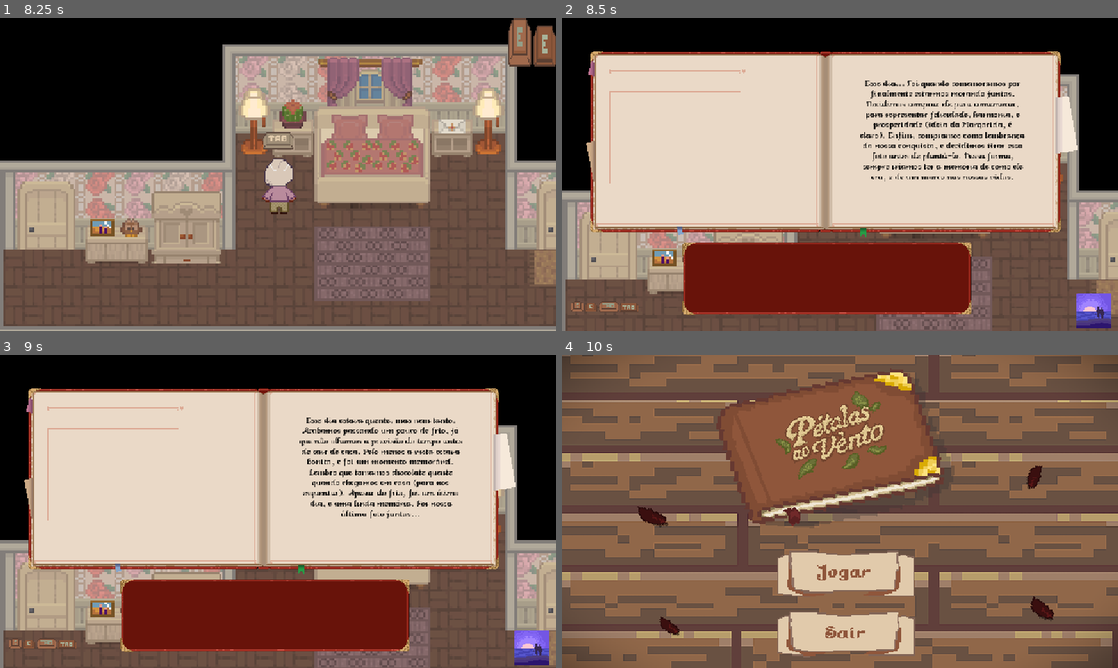
Above: before the commit, frames 1-4 (two rows, left to right).
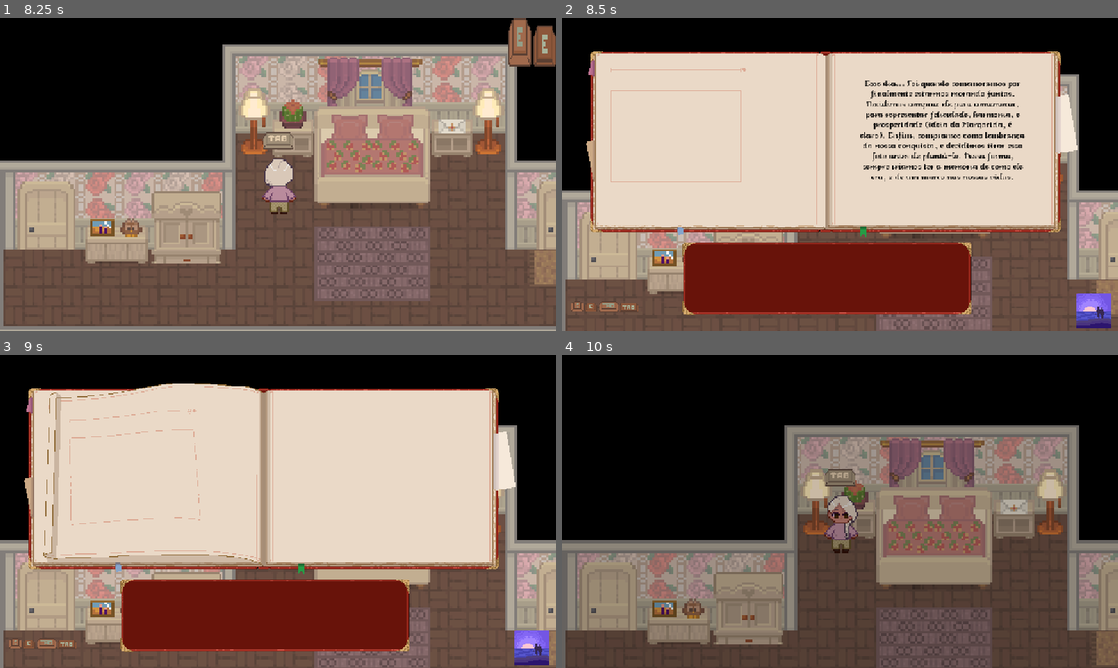
Above: after the commit, the same moments.

Repository: juacunha/rosa-e-margarida
Game: Godot game, scene res://Scenes/main.tscn
Two runs of this game, one before a commit and one after it. Both use one fixed random seed, a clock stepped at 60 frames per second and the inputs below. Sound files missing from this copy of the repository are replaced by a short silence.
Inputs (mouse positions are in pixels of both pictures, inside the frame that each line leads up to):
- Up to frame 1 (8.25 s): click (283, 237) at 0.5 s; click (283, 237) at 1.25 s; tap Enter (enter) at 2, 3.6, 4.25, 7.25, 8.1 s; move the mouse to (400, 158) at 2.02 s; hold D (right) 2.03-2.75 s; tap E (interact) at 2.1, 6.6 s; click (400, 158) at 2.17 s; tap Tab (open_album) every 1.5 s from 2.3 to 6.8 s; drag from (166, 190) to (250, 237) at 2.77 s; tap Space at 3.5, 6.5 s; move the mouse to (333, 105) at 3.52 s; hold D (right) 3.53-4.25 s; drag from (250, 237) to (111, 127) at 4.27 s; move the mouse to (316, 177) at 5.02 s; hold W (up) 5.03-5.75 s; click (316, 177) at 5.1 s; tap Escape (esc) at 5.65 s; drag from (111, 127) to (450, 111) at 5.77 s; move the mouse to (305, 174) at 6.52 s; hold S (down) 6.53-7.25 s; click (305, 174) at 6.67 s; drag from (194, 96) to (278, 208) at 7.27 s; move the mouse to (400, 158) at 8.02 s; hold W (up) from 8.03 s (still down)
- Up to frame 2 (8.5 s): keep holding W (up); tap Tab (open_album) at 8.3 s
- Up to frame 3 (9 s): release W (up) at 8.75 s; click (494, 649) at 8.75 s
- Up to frame 4 (10 s): click (617, 649) at 9.5 s

Frame 1 is identical in both runs. In frame 2, 2.9% of the frame differs, in the area x 4-92%, y 11-69%; in frame 3, 6.4%; in frame 4, 92%, in the area x 0-100%, y 0-100%.

Commit message:
animacao album

Diff:
--- a/Scenes/ObjetosInteragiveis/foto casamento.tscn
+++ b/Scenes/ObjetosInteragiveis/foto casamento.tscn
@@ -147,6 +147,7 @@
 script = ExtResource("1_c4cuh")
 dialog = ExtResource("2_wucdm")
 photo_index = 2
+photo_check = 1
 
 [node name="AnimatedSprite2D" type="AnimatedSprite2D" parent="."]
 sprite_frames = SubResource("SpriteFrames_xsaib")
--- a/Scenes/ObjetosInteragiveis/foto praia.tscn
+++ b/Scenes/ObjetosInteragiveis/foto praia.tscn
@@ -146,6 +146,7 @@
 script = ExtResource("1_jn0ca")
 dialog = ExtResource("2_jn0ca")
 photo_index = 3
+photo_check = 1
 
 [node name="AnimatedSprite2D" type="AnimatedSprite2D" parent="."]
 sprite_frames = SubResource("SpriteFrames_xsaib")
--- a/Screens/album.tscn
+++ b/Screens/album.tscn
@@ -1,15 +1,67 @@
-[gd_scene load_steps=11 format=3 uid="uid://oau8obo3tb2o"]
+[gd_scene load_steps=23 format=3 uid="uid://oau8obo3tb2o"]
 
 [ext_resource type="Script" uid="uid://dus70ajbpyx1c" path="res://Scripts/album.gd" id="1_7sqki"]
 [ext_resource type="Texture2D" uid="uid://baw2x1h2o0kbc" path="res://Assets/PlaceHolders/Fotos/IMG_3048.png" id="3_a8xvf"]
+[ext_resource type="Texture2D" uid="uid://bhbq4pxoqjaba" path="res://Assets/Album/animação1.png" id="3_x2hwf"]
 [ext_resource type="Texture2D" uid="uid://c2jln01lxnjq2" path="res://Assets/Fotos/foto praia.png" id="4_a8xvf"]
 [ext_resource type="Texture2D" uid="uid://cjalvbnm0vxlm" path="res://Assets/Fotos/foto casamento.png" id="4_eww18"]
+[ext_resource type="Texture2D" uid="uid://yjjekbvkvfb0" path="res://Assets/Album/animação2.png" id="4_g0nqc"]
 [ext_resource type="FontFile" uid="uid://dx2lk8681g0mt" path="res://Fontes/VeniceClassic.ttf" id="4_l1f4c"]
 [ext_resource type="Texture2D" uid="uid://8ejqgjhhuwhm" path="res://Assets/Album/album.png" id="4_qo5d0"]
 [ext_resource type="Texture2D" uid="uid://sh6yasmxaywo" path="res://Assets/Fotos/foto jardim.png" id="5_4ckl8"]
+[ext_resource type="Texture2D" uid="uid://c8o5omwsva0wi" path="res://Assets/Album/animação3.png" id="5_qn2jo"]
+[ext_resource type="Texture2D" uid="uid://c2gb8oorov1dr" path="res://Assets/Album/animação4.png" id="6_er158"]
+[ext_resource type="Texture2D" uid="uid://ctua0erdhkt7c" path="res://Assets/Album/animação5.png" id="7_de06w"]
+[ext_resource type="Texture2D" uid="uid://df3gjd7ce5f5s" path="res://Assets/Album/animação6.png" id="8_1llqc"]
 [ext_resource type="Texture2D" uid="uid://cmttvtysvpmse" path="res://Assets/Botoes/botao e Sheet.png" id="8_l1f4c"]
+[ext_resource type="Texture2D" uid="uid://cuf1aq3pdx0rw" path="res://Assets/Album/animação7.png" id="9_kques"]
 [ext_resource type="Texture2D" uid="uid://cv717hfj140b5" path="res://Assets/Botoes/botao tab Sheet.png" id="9_qo5d0"]
+[ext_resource type="Texture2D" uid="uid://c7t7t0x6vvtd6" path="res://Assets/Album/animação8.png" id="10_7f0x0"]
 [ext_resource type="AudioStream" uid="uid://qt41c84m830x" path="res://Sfx/books/book_flip.2.ogg" id="10_qo5d0"]
+[ext_resource type="Texture2D" uid="uid://bhmh7hyipnlfd" path="res://Assets/Album/animação9.png" id="11_4ybj2"]
+[ext_resource type="Texture2D" uid="uid://ccqk2e1f67qef" path="res://Assets/Album/animação10.png" id="12_ugvux"]
+[ext_resource type="Texture2D" uid="uid://kd30iiryuigd" path="res://Assets/Album/animação11.png" id="13_7cx7d"]
+
+[sub_resource type="SpriteFrames" id="SpriteFrames_yyxj3"]
+animations = [{
+"frames": [{
+"duration": 1.0,
+"texture": ExtResource("3_x2hwf")
+}, {
+"duration": 1.0,
+"texture": ExtResource("4_g0nqc")
+}, {
+"duration": 1.0,
+"texture": ExtResource("5_qn2jo")
+}, {
+"duration": 1.0,
+"texture": ExtResource("6_er158")
+}, {
+"duration": 1.0,
+"texture": ExtResource("7_de06w")
+}, {
+"duration": 1.0,
+"texture": ExtResource("8_1llqc")
+}, {
+"duration": 1.0,
+"texture": ExtResource("9_kques")
+}, {
+"duration": 1.0,
+"texture": ExtResource("10_7f0x0")
+}, {
+"duration": 1.0,
+"texture": ExtResource("11_4ybj2")
+}, {
+"duration": 1.0,
+"texture": ExtResource("12_ugvux")
+}, {
+"duration": 1.0,
+"texture": ExtResource("13_7cx7d")
+}],
+"loop": false,
+"name": &"pages animation",
+"speed": 10.0
+}]
 
 [node name="Album" type="Control"]
 layout_mode = 3
@@ -33,6 +85,14 @@
 texture = ExtResource("4_qo5d0")
 expand_mode = 2
 
+[node name="animacao" type="AnimatedSprite2D" parent="."]
+position = Vector2(576.222, 321)
+scale = Vector2(0.598148, 0.598148)
+sprite_frames = SubResource("SpriteFrames_yyxj3")
+animation = &"pages animation"
+frame = 10
+frame_progress = 1.0
+
 [node name="EspacoFoto" type="TextureRect" parent="."]
 custom_minimum_size = Vector2(200, 0)
 layout_mode = 0
@@ -134,6 +194,7 @@
 [node name="pages" type="AudioStreamPlayer" parent="."]
 stream = ExtResource("10_qo5d0")
 
+[connection signal="animation_finished" from="animacao" to="." method="_on_animacao_animation_finished"]
 [connection signal="mouse_entered" from="EspacoFoto" to="." method="_on_espaco_foto_mouse_entered"]
 [connection signal="mouse_exited" from="EspacoFoto" to="." method="_on_espaco_foto_mouse_exited"]
 [connection signal="gui_input" from="Fotos/Foto1" to="." method="_on_foto_1_gui_input"]
--- a/Scripts/album.gd
+++ b/Scripts/album.gd
@@ -1,4 +1,6 @@
 extends Control
+
+signal change_scene(scene: String)
 
 @onready var espaco_foto: TextureRect = $EspacoFoto
 @onready var texto_foto: RichTextLabel = $TextoFoto
@@ -10,6 +12,8 @@
 @onready var anterior: TextureButton = $Anterior
 @onready var drag: TextureRect = $Drag
 @onready var pages = $pages
+@onready var animacao = $animacao
+@onready var menu = $Menu
 
 @export_category("Fotos")
 @export var image_1: CompressedTexture2D
@@ -32,12 +36,17 @@
 var mouse_on_area: bool = false
 
 signal album_full()
+signal sair()
 
 func _ready() -> void:
 	foto_1.texture = imagem_vazia
 	foto_2.texture = imagem_vazia
 	foto_3.texture = imagem_vazia
 	update_screen()
+
+	espaco_foto.show()
+	texto_foto.show()
+
 
 func _process(delta: float) -> void:
 	if dragging == 1 and images_inventory["Foto 1"]:
@@ -78,6 +87,9 @@
 
 func previous_image() -> void:
 	pages.play()
+	animacao.play_backwards("pages animation")
+	espaco_foto.hide()
+	texto_foto.hide()
 	index_atual -= 1
 	if index_atual == 0:
 		index_atual = 3
@@ -85,6 +97,9 @@
 
 func next_image() -> void:
 	pages.play()
+	animacao.play("pages animation")
+	espaco_foto.hide()
+	texto_foto.hide()
 	index_atual += 1
 	if index_atual == 4:
 		index_atual = 1
@@ -178,4 +193,8 @@
 	get_tree().quit()
 
 func _on_menu_pressed():
-	get_tree().change_scene_to_file("res://Screens/menu.tscn")
+	sair.emit()
+
+func _on_animacao_animation_finished():
+	espaco_foto.show()
+	texto_foto.show()
--- a/Scripts/hud.gd
+++ b/Scripts/hud.gd
@@ -9,10 +9,12 @@
 signal dialog_ended()
 signal letter_ended()
 signal finish_game(scene: String)
+signal change_menu(scene: String)
 var can_open_album = true
 
 func _ready() -> void:
 	album.album_full.connect(end_game)
+	album.sair.connect(go_to_menu)
 
 func open_album() -> void:
 	if get_album_visibility():
@@ -24,11 +26,12 @@
 		visibility_ui(false)
 		icon_album.read()
 
-func close_album() -> void:
-	album.hide()
-
 func end_game() -> void:
 	finish_game.emit("Creditos")
+
+func go_to_menu() -> void:
+	change_menu.emit("Menu")
+	queue_free()
 
 func get_album_visibility() -> bool:
 	if album.is_visible_in_tree():
--- a/Scripts/main.gd
+++ b/Scripts/main.gd
@@ -26,6 +26,7 @@
 	cenas.add_child(menu)
 	menu.change_scene.connect(change_scene)
 	hud.finish_game.connect(change_scene)
+	hud.change_menu.connect(change_scene)
 
 func _create_dialog(data: CompleteDialogData) -> void:
 	hud._create_dialog_screen(data)
--- a/Scripts/obj.gd
+++ b/Scripts/obj.gd
@@ -7,6 +7,7 @@
 @export var can_be_interacted: bool = true
 @export var timer_animacao_brilho: float = 6.0
 @export_range(0, 3) var photo_index: int = 0
+@export_range(0, 1) var photo_check: int = 0
 #Aqui também terá que ser inserido as informações de cartas e fotos
 
 
@@ -21,6 +22,11 @@
 func _ready() -> void:
 	timer.wait_time = timer_animacao_brilho
 
+func _process(delta):
+	if photo_check == 1 and already_interacted:
+		animated_sprite_2d.hide()
+		can_be_interacted = false
+
 func get_dialog() -> CompleteDialogData:
 	if can_be_interacted:
 		return dialog
@@ -30,17 +36,14 @@
 	interacted.emit(dialog, self)
 	already_interacted = true
 
-
 func _on_area_2d_body_entered(body: Node2D) -> void:
 	if body is Player:
 		body.interaction.connect(interact)
 		print("obj conectado")
 
-
 func _on_area_2d_body_exited(body: Node2D) -> void:
 	if body is Player:
 		body.interaction.disconnect(interact)
-
 
 func _on_timer_timeout() -> void:
 	if can_be_interacted and not already_interacted:
--- a/Scripts/player.gd
+++ b/Scripts/player.gd
@@ -56,7 +56,7 @@
 	if Input.is_action_just_pressed("interact") and can_interact and can_be_played:
 		interaction.emit(self)
 		print("emissao interaction")
-	if Input.is_action_just_pressed("open_album"):
+	if Input.is_action_just_pressed("open_album") or Input.is_action_just_pressed("esc"):
 		open_album.emit()
 
 
Binary file added: Assets/Album/animação1.png
Not shown, added: Assets/Album/animação1.png.import
Binary file added: Assets/Album/animação10.png
Not shown, added: Assets/Album/animação10.png.import
Binary file added: Assets/Album/animação11.png
Not shown, added: Assets/Album/animação11.png.import
Binary file added: Assets/Album/animação2.png
Not shown, added: Assets/Album/animação2.png.import
Binary file added: Assets/Album/animação3.png
Not shown, added: Assets/Album/animação3.png.import
Binary file added: Assets/Album/animação4.png
Not shown, added: Assets/Album/animação4.png.import
(and 10 more such lines)
